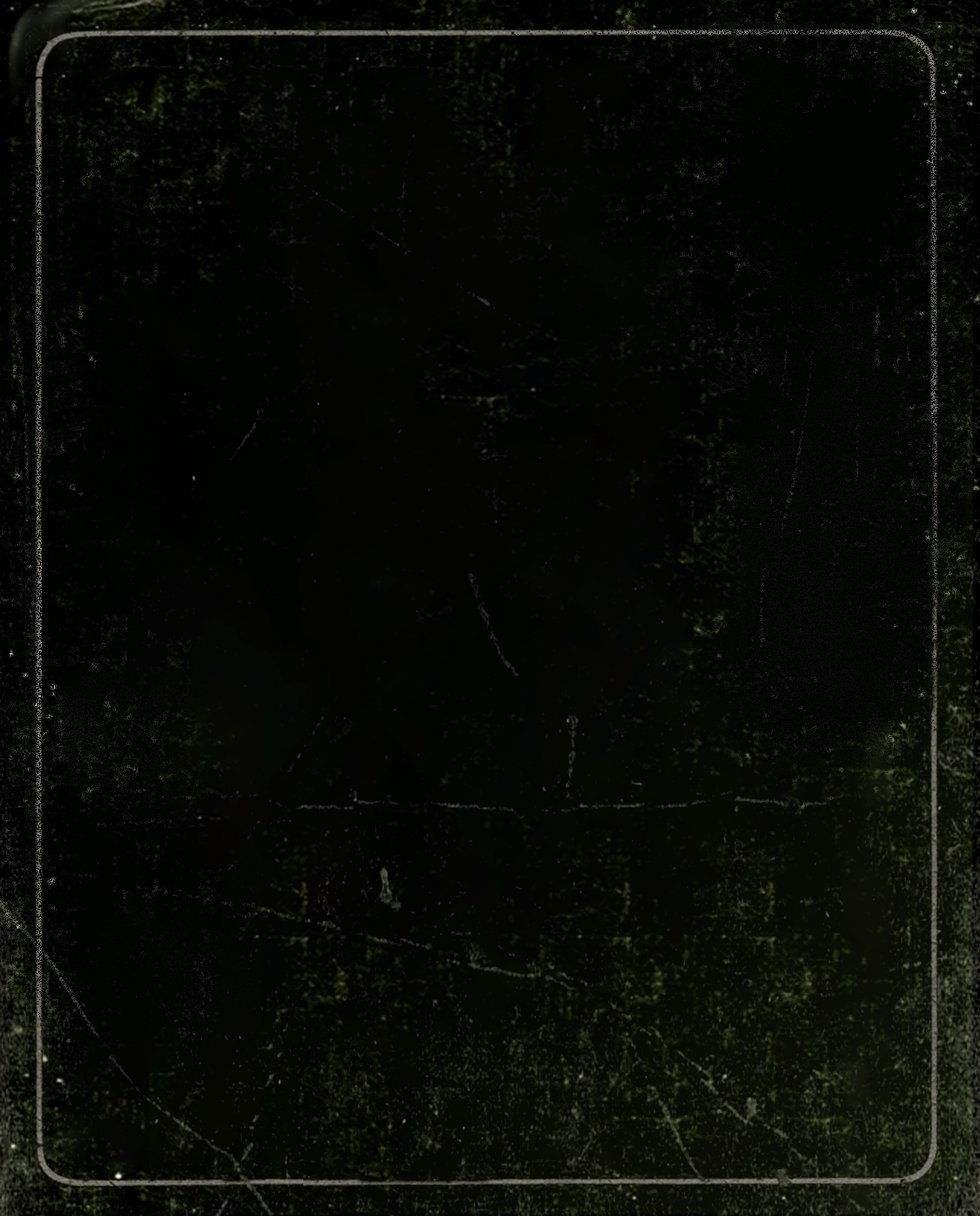
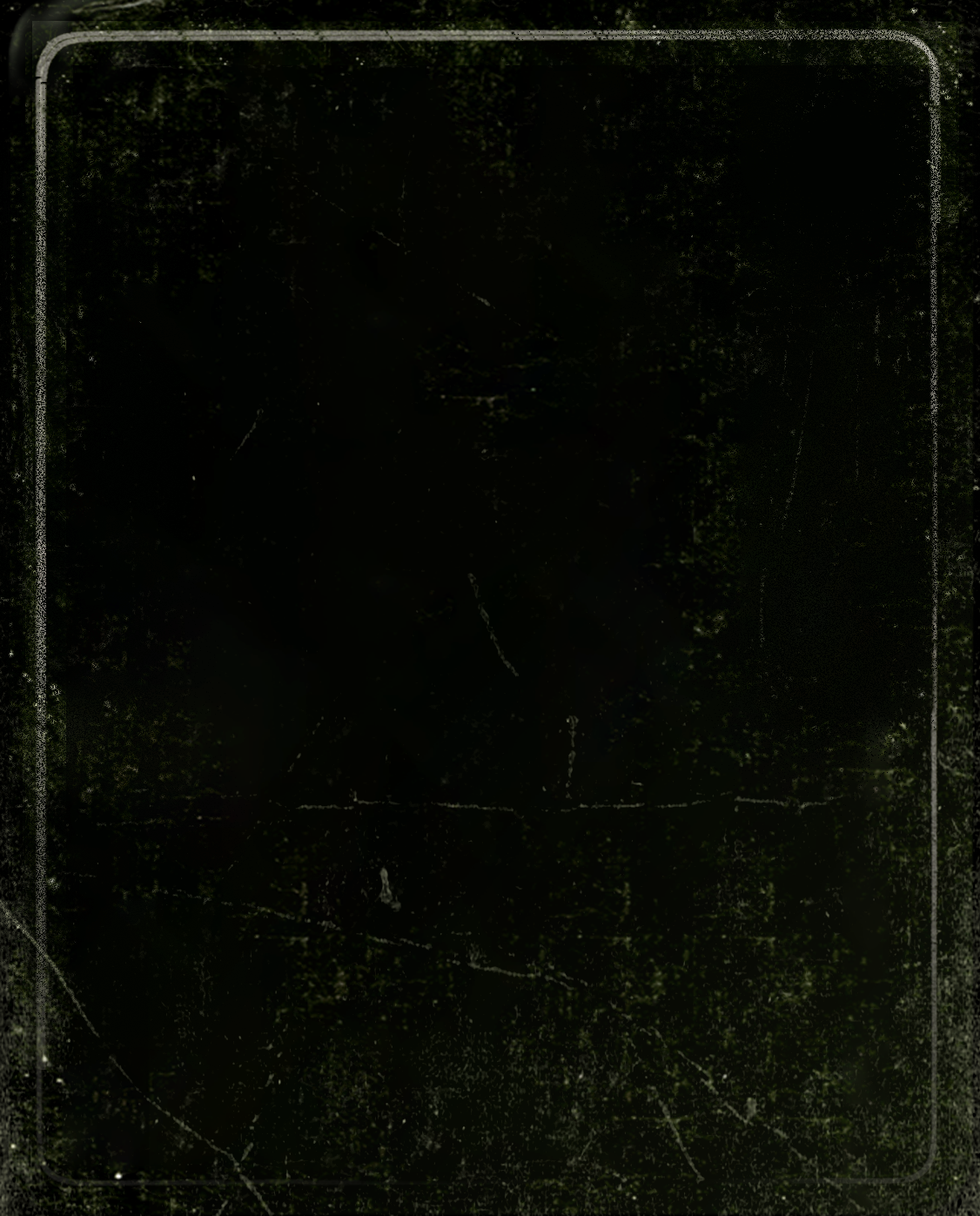
Revision of a layered 980 × 1216 image; what changed, layer by layer:
added layer "cardfront" above "Layer 4" over (0, 231, 956, 1187)
added layer "Layer 4" (screen) above "Background copy" over (22, 20, 960, 1070)
added layer "Background copy" above "Background" over (0, 20, 960, 1187)
